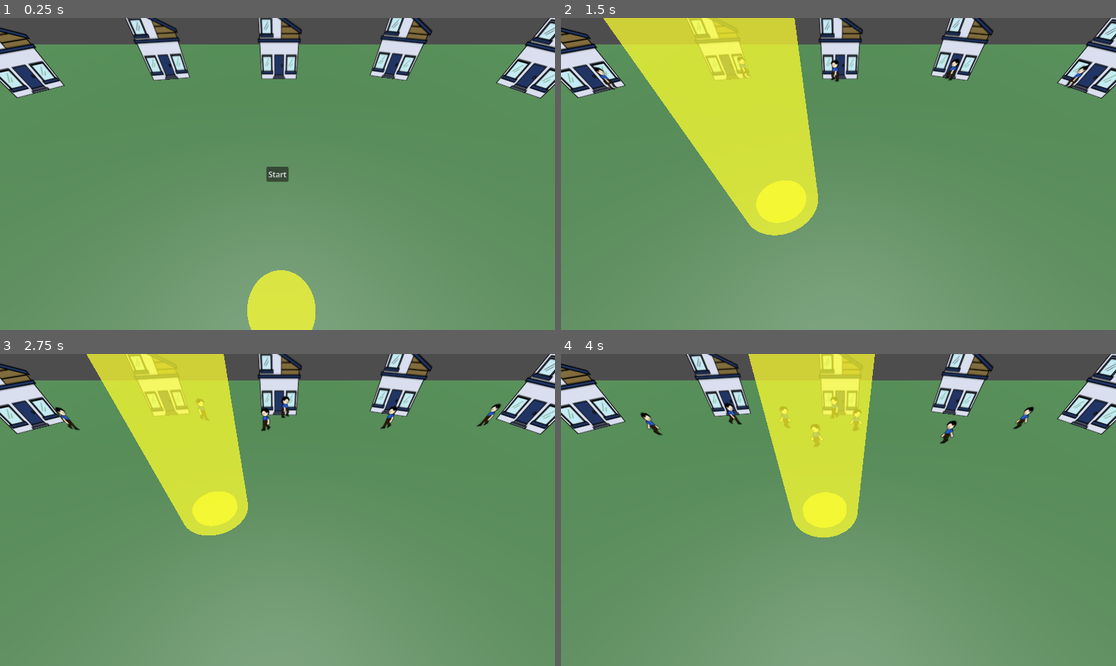
Above: before the commit, frames 1-4 (two rows, left to right).
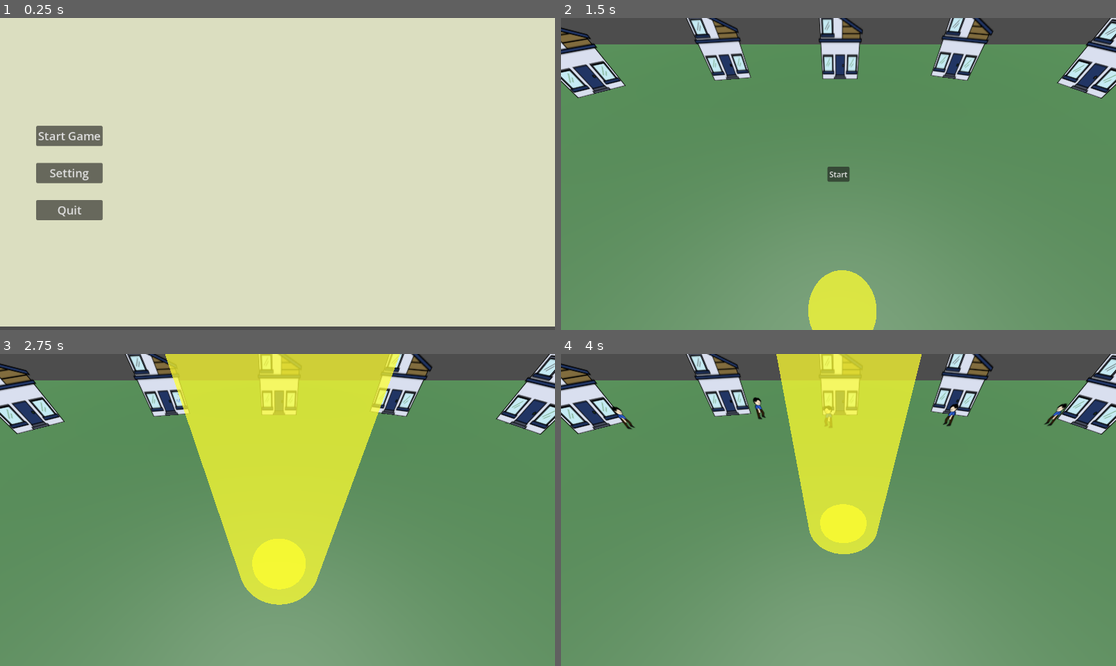
Above: after the commit, the same moments.

Repository: KgHtetNaing/sun_is_watching
Game: Godot game, scene res://scenes/main_menu.tscn
Two runs of this game, one before a commit and one after it. Both use one fixed random seed, a clock stepped at 60 frames per second and the inputs below. Before the commit the project starts from res://scenes/main_scene.tscn. The engine's default icon, where the game draws it, is replaced by a stand-in: a white triangle on a blue panel in a dark square.
Inputs (mouse positions are in pixels of both pictures, inside the frame that each line leads up to):
- Up to frame 1 (0.25 s): no input
- Up to frame 2 (1.5 s): click (838, 174) at 0.5 s, where only the run before the commit has a clickable "Start"; click (627, 136) at 1.25 s, where only the run after the commit has a clickable "Start Game"
- Up to frame 3 (2.75 s): click (277, 510) at 2 s, where only the run after the commit has a clickable "Start"
- Up to frame 4 (4 s): tap Enter (ui_accept) at 2.75, 3.02, 3.77 s; move the mouse to (960, 494) at 2.77 s; move the mouse to (727, 525) at 3.52 s

The runs differ from the first frame. In frame 1, 100% of the frame differs, in the area x 0-100%, y 0-100%; in frame 2, 18%; in frame 3, 23%; in frame 4, 7.9%.

Commit message:
lose_screen and main_menu added

Diff:
--- /dev/null
+++ b/lose_screen.gd
@@ -0,0 +1,17 @@
+extends Control
+@onready var current_lvl = $VBoxContainer/HBoxContainer/current_lvl
+
+func _ready():
+	if get_tree().paused ==  true:
+		get_tree().paused = false
+
+	var level = GameManager.current_level
+	current_lvl.text = str(level)
+
+
+func _on_retry_pressed() -> void:
+	get_tree().change_scene_to_file("res://scenes/main_scene.tscn")
+
+
+func _on_menu_pressed() -> void:
+	get_tree().change_scene_to_file("res://main_menu.tscn")
--- /dev/null
+++ b/lose_screen.tscn
@@ -0,0 +1,58 @@
+[gd_scene format=3 uid="uid://bendp87acl1u7"]
+
+[ext_resource type="Script" uid="uid://byia5cs8sx82r" path="res://lose_screen.gd" id="1_cbtnu"]
+
+[node name="loseScreen" type="Control" unique_id=1415134976]
+layout_mode = 3
+anchors_preset = 15
+anchor_right = 1.0
+anchor_bottom = 1.0
+grow_horizontal = 2
+grow_vertical = 2
+script = ExtResource("1_cbtnu")
+
+[node name="VBoxContainer" type="VBoxContainer" parent="." unique_id=301688729]
+layout_mode = 0
+offset_top = 9.0
+offset_right = 1149.0
+offset_bottom = 653.0
+alignment = 1
+
+[node name="title" type="Label" parent="VBoxContainer" unique_id=172314139]
+layout_mode = 2
+text = "YOU LOSE!"
+horizontal_alignment = 1
+vertical_alignment = 1
+
+[node name="subtitle" type="Label" parent="VBoxContainer" unique_id=737949822]
+layout_mode = 2
+text = "You are not hot enough"
+horizontal_alignment = 1
+vertical_alignment = 1
+
+[node name="HBoxContainer" type="HBoxContainer" parent="VBoxContainer" unique_id=661381660]
+layout_mode = 2
+alignment = 1
+
+[node name="HighestLvl" type="Label" parent="VBoxContainer/HBoxContainer" unique_id=522799083]
+layout_mode = 2
+text = "Highest Level Reached :"
+
+[node name="current_lvl" type="Label" parent="VBoxContainer/HBoxContainer" unique_id=1376813108]
+layout_mode = 2
+text = "0"
+
+[node name="ButtonContainer" type="HBoxContainer" parent="VBoxContainer" unique_id=1660438703]
+layout_mode = 2
+alignment = 1
+
+[node name="Retry" type="Button" parent="VBoxContainer/ButtonContainer" unique_id=1345793513]
+layout_mode = 2
+text = "Retry"
+
+[node name="Menu" type="Button" parent="VBoxContainer/ButtonContainer" unique_id=198608306]
+layout_mode = 2
+text = "Main Menu"
+
+[connection signal="pressed" from="VBoxContainer/ButtonContainer/Retry" to="." method="_on_retry_pressed"]
+[connection signal="pressed" from="VBoxContainer/ButtonContainer/Menu" to="." method="_on_menu_pressed"]
--- /dev/null
+++ b/main_menu.gd
@@ -0,0 +1,5 @@
+extends Control
+
+
+func _on_start_pressed() -> void:
+	get_tree().change_scene_to_file("res://scenes/main_scene.tscn")
--- /dev/null
+++ b/main_menu.tscn
@@ -0,0 +1,39 @@
+[gd_scene format=3 uid="uid://b3aud7guqhxnr"]
+
+[ext_resource type="Script" uid="uid://obm4lo5xy0we" path="res://main_menu.gd" id="1_06t4h"]
+
+[node name="MainMenu" type="Control" unique_id=2016285024]
+layout_mode = 3
+anchors_preset = 15
+anchor_right = 1.0
+anchor_bottom = 1.0
+grow_horizontal = 2
+grow_vertical = 2
+script = ExtResource("1_06t4h")
+
+[node name="VBoxContainer" type="VBoxContainer" parent="." unique_id=15148869]
+layout_mode = 0
+offset_left = 60.0
+offset_right = 257.0
+offset_bottom = 659.0
+alignment = 1
+
+[node name="start" type="Button" parent="VBoxContainer" unique_id=1777507957]
+layout_mode = 2
+size_flags_horizontal = 5
+text = "Start Game"
+
+[node name="setting" type="Button" parent="VBoxContainer" unique_id=59936161]
+layout_mode = 2
+size_flags_horizontal = 5
+text = "Setting
+
+"
+
+[node name="quit" type="Button" parent="VBoxContainer" unique_id=325347192]
+layout_mode = 2
+size_flags_horizontal = 5
+text = "Quit
+"
+
+[connection signal="pressed" from="VBoxContainer/start" to="." method="_on_start_pressed"]
--- a/project.godot
+++ b/project.godot
@@ -11,7 +11,7 @@
 [application]
 
 config/name="sun_is_watching"
-run/main_scene="uid://bakghp62hgoue"
+run/main_scene="uid://cxcwvmdnls5d7"
 config/features=PackedStringArray("4.6", "GL Compatibility")
 config/icon="res://icon.svg"
 
--- a/scripts/GameManager.gd
+++ b/scripts/GameManager.gd
@@ -11,5 +11,6 @@
 
 func add_escape():
 	escapee += 1
-	if escapee >= 10:
-		print("Too many escape, you lose")
+	if escapee >= 1:
+		get_tree().paused = true
+		get_tree().change_scene_to_file("res://lose_screen.tscn")
Not shown, added: lose_screen.gd.uid
Not shown, added: main_menu.gd.uid
